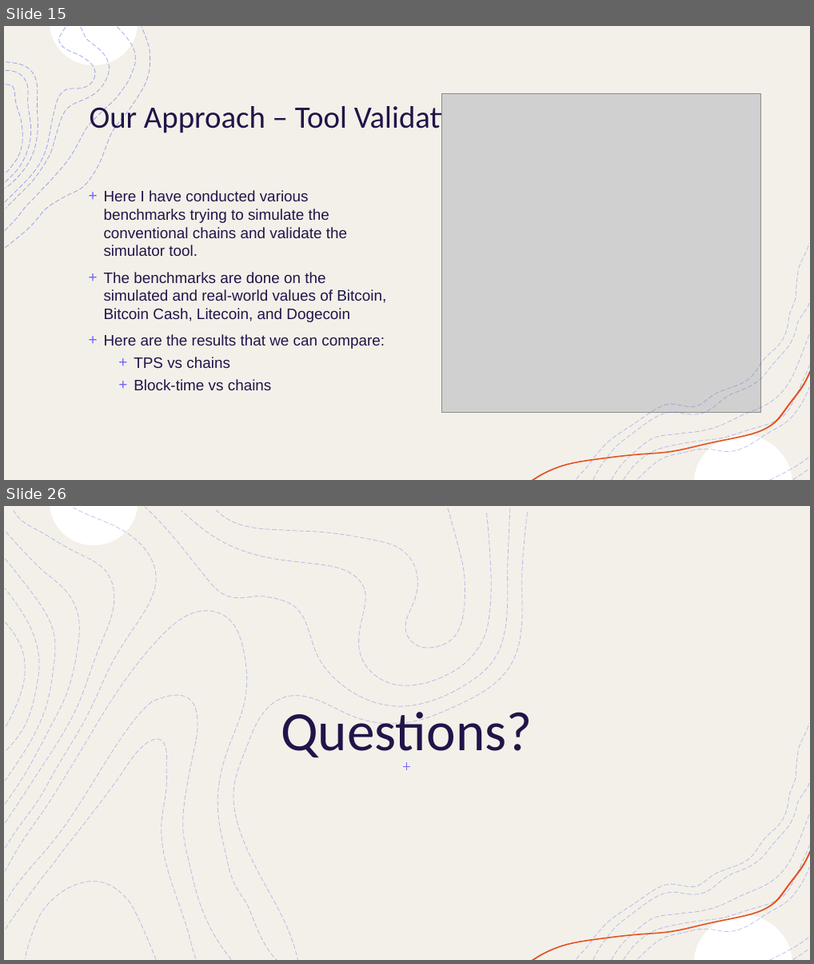
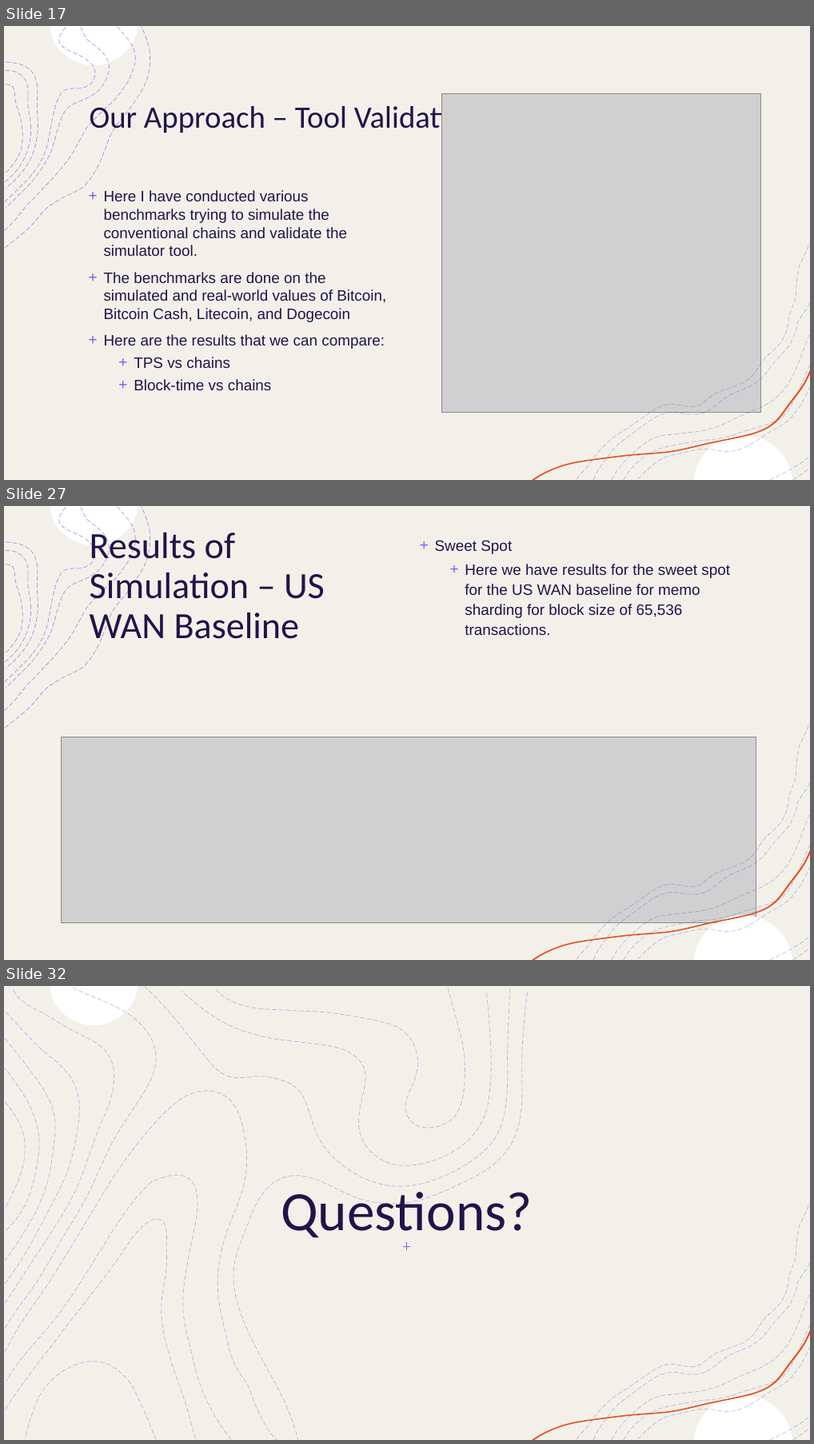
Before and after one commit to OmGandhi091611/Sharding_Simulations, a slide deck: Paper/Final Presentation.pptx. Shown one above the other, each under a label of ours: slides 15 and 26 before the commit, slides 17, 27 and 32 after it; the slides between them are not shown. The pictures are 814x964 and 814x1444 pixels, drawn with LibreOffice and Linux fonts; fonts in the diff are those of the drawing; grey boxes stand for pictures. Boxes give left, top, right and bottom in pixels: in the first picture for what was removed or moved away, otherwise in the second. Text is boxed around its words. In the diff, an @@ line names an element or a change of style, - is before the commit and + after.

```diff
--- a/Paper/Final Presentation.pptx
+++ b/Paper/Final Presentation.pptx
@@ slide 27 added at bbox=[4, 506, 810, 960], background #FFFFFF; not listed: 10 template elements that a slide beside it also shows @@
@@ rectangle added at bbox=[4, 506, 810, 960], fill #FFFFFF, outline #F2F2F2 1 pt @@
@@ rectangle added at bbox=[4, 506, 810, 960], fill #F3F0E9 @@
@@ title added at bbox=[90, 528, 325, 647], 44 pt, text #201449 @@
+Results of Simulation – US WAN Baseline
@@ text added at bbox=[435, 540, 730, 635], 18 pt, text #201449 @@
++ Sweet Spot
+  + Here we have results for the sweet spot for the US WAN baseline for memo sharding for block size of 65,536 transactions.
@@ group added at bbox=[5, 506, 150, 728]: 8 freeform shapes @@
@@ picture added at bbox=[61, 736, 757, 923] @@
@@ group added at bbox=[532, 723, 810, 960]: 9 freeform shapes @@
@@ what was slide 15 is now slide 17 @@
@@ what was slide 26 is now slide 32 @@
```
Also in this commit, not shown: 4 slides changed, 10 other slides added, 5 slides removed.
